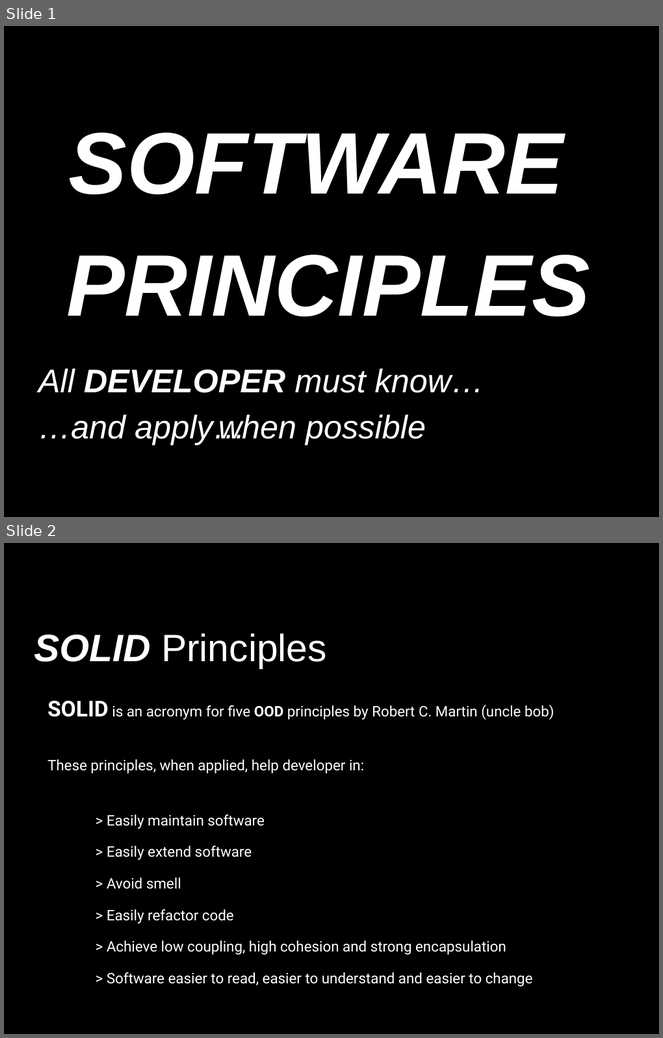
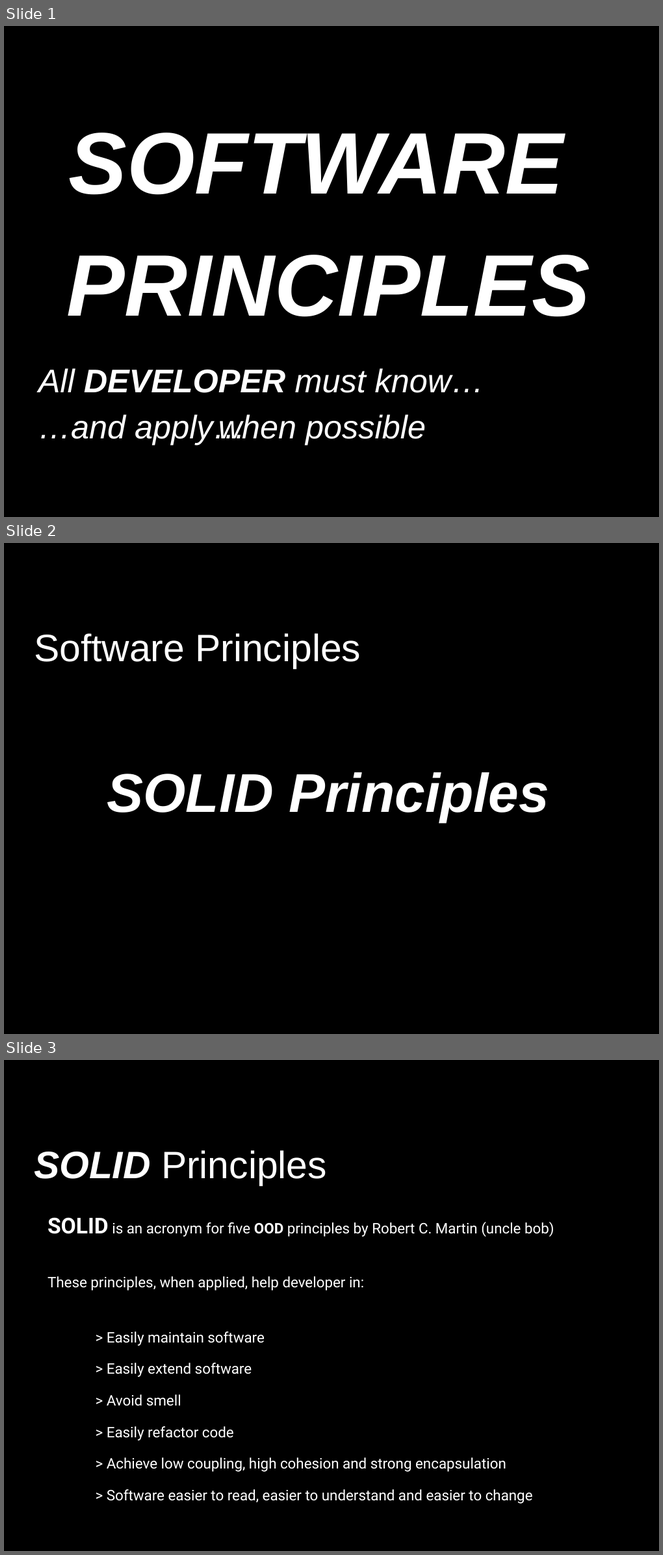
Before and after one commit to FrancoMelandri/SOLID, a slide deck: docs/solid.pptx. Shown one above the other, each under a label of ours: slides 1 and 2 before the commit, slides 1, 2 and 3 after it. The pictures are 663x1038 and 663x1555 pixels, drawn with LibreOffice and Linux fonts; fonts in the diff are those of the drawing. Boxes give left, top, right and bottom in pixels: in the first picture for what was removed or moved away, otherwise in the second. Text is boxed around its words. In the diff, an @@ line names an element or a change of style, - is before the commit and + after.

```diff
--- a/docs/solid.pptx
+++ b/docs/solid.pptx
@@ slide 2 added at [4,543,659,1034], background #000000 @@
@@ text added at [34,633,361,668], 42 pt, text #FFFFFF @@
+Software Principles
@@ text added at [107,772,549,823], 60 pt, text #FFFFFF, bold, italic @@
+SOLID Principles
@@ what was slide 2 is now slide 3 @@
```
Also in this commit, not shown: 3 other slides added.
